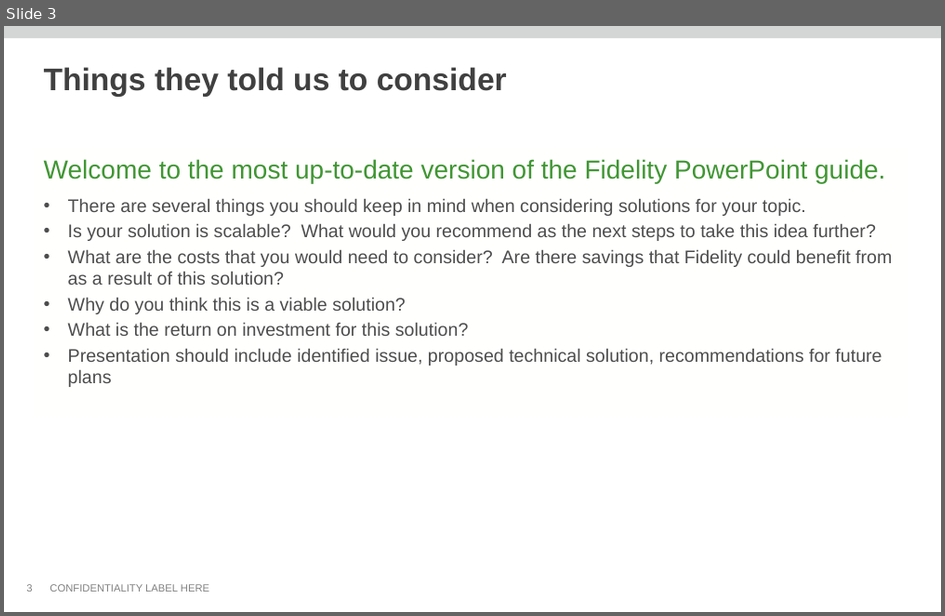
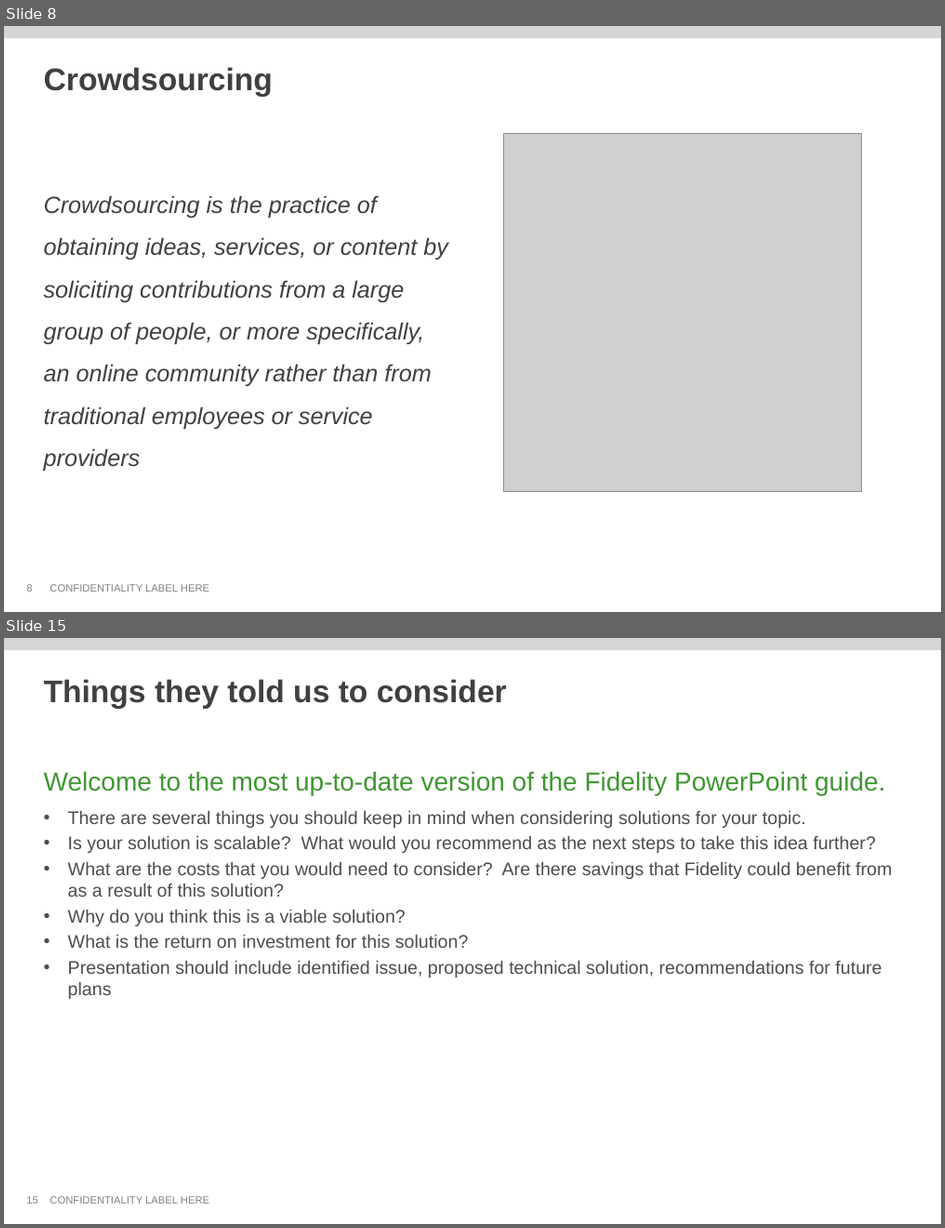
Before and after one commit to thomas-pontikes/greenhouse, a slide deck: CMF.pptx. Shown one above the other, each under a label of ours: slide 3 before the commit, slides 8 and 15 after it; the slides between them are not shown. The pictures are 945x616 and 945x1228 pixels, drawn with LibreOffice and Linux fonts; fonts in the diff are those of the drawing; grey boxes stand for pictures; background and template pictures are left out. Boxes give left, top, right and bottom in pixels: in the first picture for what was removed or moved away, otherwise in the second. Text is boxed around its words. In the diff, an @@ line names an element or a change of style, - is before the commit and + after.

```diff
--- a/CMF.pptx
+++ b/CMF.pptx
@@ slide 8 added at bbox=[4, 26, 941, 612], background #FFFFFF; not listed: 2 template elements that a slide beside it also shows @@
@@ title added at bbox=[44, 67, 273, 97], 24 pt, text #404040, bold @@
+Crowdsourcing
@@ picture added at bbox=[503, 134, 861, 492] @@
@@ text added at bbox=[44, 195, 449, 471], 18 pt, text #404040, italic @@
+Crowdsourcing is the practice of obtaining ideas, services, or content by soliciting contributions from a large group of people, or more specifically, an online community rather than from traditional employees or service providers
@@ page number added at bbox=[26, 584, 32, 591], 8 pt, text #808080 @@
+8
@@ what was slide 3 is now slide 15 @@
@@ page number at bbox=[26, 1196, 37, 1203]: text changed @@
-3
+15
```
Also in this commit, not shown: 2 slides changed, 12 other slides added, 8 slides removed.
